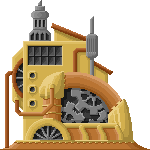
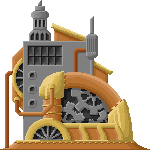
Two versions of the same layered image (w=150, h=150). Layer-by-layer changes:
painted on "Layer 37", masked it over left=12, top=55, right=23, bottom=110
painted on "Layer 18" over left=12, top=57, right=24, bottom=99
painted on "Layer 19" over left=13, top=59, right=22, bottom=99
painted on "copper" (1st of 3, in "haus vorn") over left=12, top=58, right=23, bottom=98
painted on "Layer 29" over left=23, top=41, right=90, bottom=140
hid "Layer 30", painted on it over left=21, top=41, right=99, bottom=140
painted on "gold" (2nd of 3, in "haus" › "farben") over left=23, top=41, right=90, bottom=140
hid "Layer 45", painted on it over left=51, top=23, right=113, bottom=75
painted on "Layer 43" over left=50, top=23, right=113, bottom=76
painted on "Layer 44" over left=52, top=25, right=112, bottom=73
painted on "copper" (3rd of 3, in "haus hinten") over left=51, top=23, right=113, bottom=75
painted on "Layer 46" over left=12, top=28, right=110, bottom=108
painted on "Layer 47" over left=13, top=29, right=107, bottom=111
painted on "gold" (3rd of 3, in "haus hinten") over left=12, top=29, right=108, bottom=140
